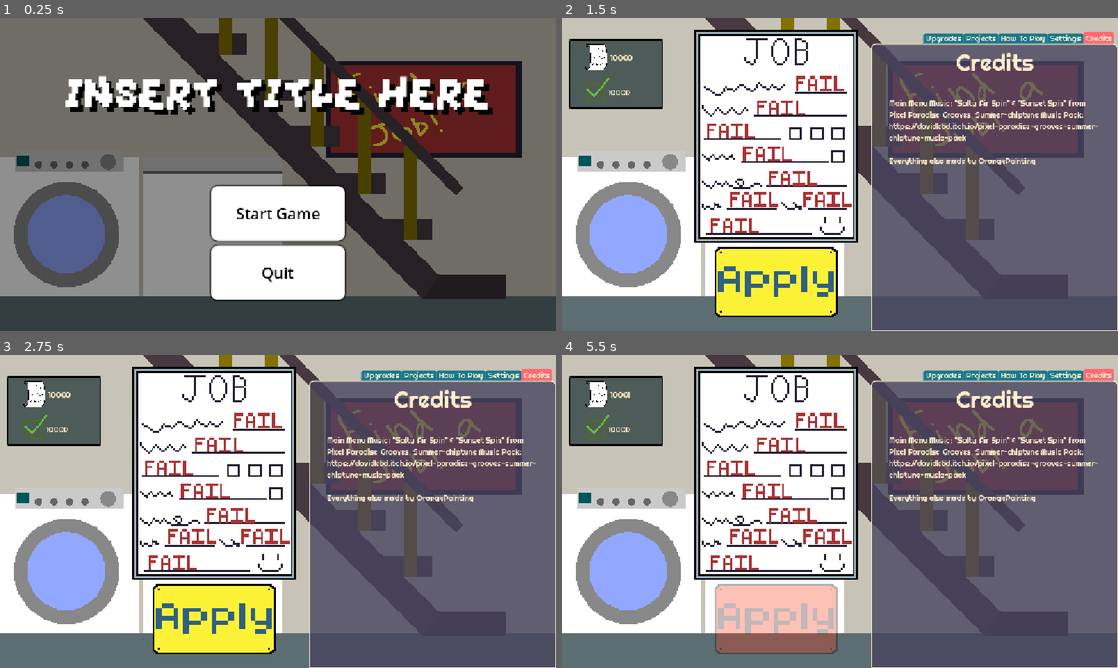
Above: before the commit, frames 1-4 (two rows, left to right).
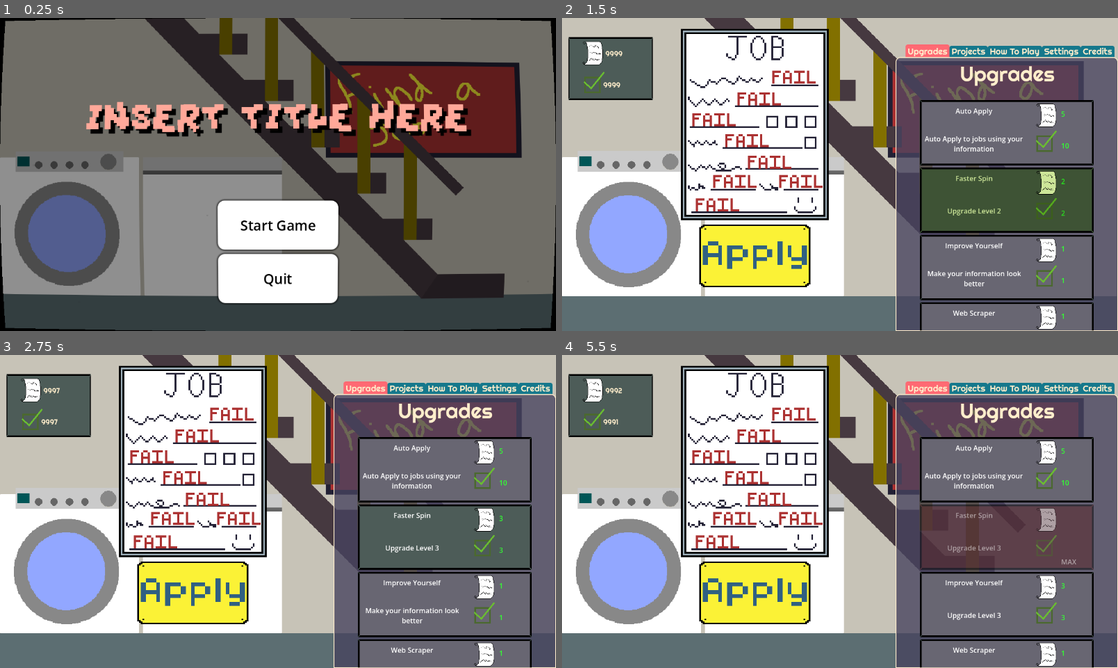
Above: after the commit, the same moments.

Repository: OrangePainting/in-this-economy
Game: Godot game, scene res://Scenes/main_menu.tscn
Same seed, same stepped clock (60 frames per second), same inputs: the game is played once before the commit and once after it.
Inputs (mouse positions are in pixels of both pictures, inside the frame that each line leads up to; where the layout moved, square brackets give the same spot in the first picture):
- Up to frame 1 (0.25 s): no input
- Up to frame 2 (1.5 s): click "Start Game" at 0.5 s; click (1012, 199) at 1.27 s
- Up to frame 3 (2.75 s): click (450, 536) at 2.02 s
- Up to frame 4 (5.5 s): click (1012, 605) at 2.77 s; click (1012, 605) at 3.52 s; click (756, 592) [778, 617] at 4.25 s; click (1012, 536) at 5.02 s

The runs differ from the first frame. In frame 1, 16% of the frame differs, in the area x 0-100%, y 0-100%; in frame 2, 43%; in frame 3, 43%; in frame 4, 44%.

Commit message:
Fully functioning main menu
Krish Konda
18:46 06/22/26

Changed the viewport size, added a full main menu with start and quit buttons, particles to make the menu look nice, dynamic title text, shader to give the menu a bubble effect. Still have to make the background move by doing move shenanigans.

Diff:
--- a/Scenes/main.tscn
+++ b/Scenes/main.tscn
@@ -1,17 +1,18 @@
 [gd_scene format=3 uid="uid://3dyjyhlniw7u"]
 
 [ext_resource type="Script" uid="uid://b5fltr16o0asa" path="res://Scripts/main.gd" id="1_jjgbg"]
-[ext_resource type="Texture2D" uid="uid://b0jnsbdhd5prs" path="res://Assets/Background.png" id="2_21xkr"]
+[ext_resource type="Texture2D" uid="uid://b0jnsbdhd5prs" path="res://Assets/Backgrounds/Background.png" id="2_21xkr"]
 [ext_resource type="PackedScene" uid="uid://cgl24f6nei8cg" path="res://Scenes/spinner_document.tscn" id="2_bo1nx"]
 [ext_resource type="PackedScene" uid="uid://c6qb6rri04mwx" path="res://Scenes/spin_button.tscn" id="3_8gbba"]
 [ext_resource type="PackedScene" uid="uid://uptjvgfhs45v" path="res://Scenes/ui_manager.tscn" id="4_jjvhh"]
-[ext_resource type="Texture2D" uid="uid://cothqtn6jyqy1" path="res://Assets/SpinButton.png" id="5_6bp64"]
+[ext_resource type="Texture2D" uid="uid://cothqtn6jyqy1" path="res://Assets/Buttons/SpinButton.png" id="5_6bp64"]
 [ext_resource type="PackedScene" uid="uid://c2s7p5lohd4r8" path="res://Scenes/auto_apply_manager.tscn" id="5_kry3j"]
 
 [node name="Main" type="Node2D" unique_id=1217511701 groups=["Results"]]
 script = ExtResource("1_jjgbg")
 
 [node name="Background" type="Sprite2D" parent="." unique_id=1286664231]
+scale = Vector2(1.1111112, 1.1111112)
 texture = ExtResource("2_21xkr")
 centered = false
 
--- a/Scenes/main_menu.tscn
+++ b/Scenes/main_menu.tscn
@@ -3,10 +3,19 @@
 [ext_resource type="Script" uid="uid://bi6gtllt2amla" path="res://Scripts/main_menu.gd" id="1_1ehe0"]
 [ext_resource type="Texture2D" uid="uid://b0jnsbdhd5prs" path="res://Assets/Backgrounds/Background.png" id="1_48xlc"]
 [ext_resource type="FontFile" uid="uid://dwgwpq2dqpy7j" path="res://Assets/UI/grapesoda_2/GrapeSoda.ttf" id="2_1ehe0"]
+[ext_resource type="Shader" uid="uid://o6y245kmfjyr" path="res://Shaders/bubble_effect.gdshader" id="3_ce3w2"]
+[ext_resource type="Material" uid="uid://ckeo8qqesgujl" path="res://particle_material.tres" id="5_n45e2"]
 
 [sub_resource type="StyleBoxTexture" id="StyleBoxTexture_ce3w2"]
 texture = ExtResource("1_48xlc")
 modulate_color = Color(0.56, 0.56, 0.56, 1)
+
+[sub_resource type="ShaderMaterial" id="ShaderMaterial_n45e2"]
+shader = ExtResource("3_ce3w2")
+
+[sub_resource type="QuadMesh" id="QuadMesh_opfnp"]
+size = Vector2(1280, 720)
+center_offset = Vector3(640, 360, 0)
 
 [sub_resource type="StyleBoxFlat" id="StyleBoxFlat_erv1k"]
 bg_color = Color(1, 1, 1, 1)
@@ -49,6 +58,12 @@
 grow_vertical = 2
 theme_override_styles/panel = SubResource("StyleBoxTexture_ce3w2")
 
+[node name="CanvasLayer" type="CanvasLayer" parent="." unique_id=1407356418]
+
+[node name="MeshInstance2D" type="MeshInstance2D" parent="CanvasLayer" unique_id=932661441]
+material = SubResource("ShaderMaterial_n45e2")
+mesh = SubResource("QuadMesh_opfnp")
+
 [node name="VBoxContainer" type="VBoxContainer" parent="." unique_id=2123588455]
 layout_mode = 1
 anchors_preset = 7
@@ -88,19 +103,21 @@
 theme_override_styles/hover = SubResource("StyleBoxFlat_48xlc")
 text = "Quit"
 
-[node name="Title" type="Label" parent="." unique_id=1984362995]
+[node name="TitleLabel" type="Label" parent="." unique_id=1984362995]
 layout_mode = 1
 anchors_preset = 8
 anchor_left = 0.5
 anchor_top = 0.5
 anchor_right = 0.5
 anchor_bottom = 0.5
-offset_left = -139.0
-offset_top = -179.5
-offset_right = 139.0
-offset_bottom = -156.5
+offset_left = -440.98572
+offset_top = -192.02776
+offset_right = 441.01428
+offset_bottom = -80.027756
 grow_horizontal = 2
 grow_vertical = 2
+rotation = -0.0027658215
+pivot_offset = Vector2(440.99997, 56)
 theme_override_colors/font_shadow_color = Color(0, 0, 0, 1)
 theme_override_constants/shadow_offset_x = 10
 theme_override_constants/shadow_offset_y = 10
@@ -110,5 +127,16 @@
 horizontal_alignment = 1
 vertical_alignment = 1
 
+[node name="Particles" type="GPUParticles2D" parent="." unique_id=549388713]
+z_index = 1
+position = Vector2(640, 360)
+amount = 80
+lifetime = 5.0
+process_material = ExtResource("5_n45e2")
+
+[connection signal="mouse_entered" from="VBoxContainer/PlayGameButton" to="." method="_on_play_game_button_mouse_entered"]
+[connection signal="mouse_exited" from="VBoxContainer/PlayGameButton" to="." method="_on_play_game_button_mouse_exited"]
 [connection signal="pressed" from="VBoxContainer/PlayGameButton" to="." method="_on_play_game_button_pressed"]
+[connection signal="mouse_entered" from="VBoxContainer/QuitButton" to="." method="_on_quit_button_mouse_entered"]
+[connection signal="mouse_exited" from="VBoxContainer/QuitButton" to="." method="_on_quit_button_mouse_exited"]
 [connection signal="pressed" from="VBoxContainer/QuitButton" to="." method="_on_quit_button_pressed"]
--- a/Scenes/tab_system.tscn
+++ b/Scenes/tab_system.tscn
@@ -1,6 +1,6 @@
 [gd_scene format=3 uid="uid://dj2bhg3tabnn6"]
 
-[ext_resource type="Theme" uid="uid://b3klx57slj0l3" path="res://Assets/soft_retro/soft_retro/soft_retro.tres" id="1_xwrfs"]
+[ext_resource type="Theme" uid="uid://b3klx57slj0l3" path="res://Assets/UI/soft_retro/soft_retro/soft_retro.tres" id="1_xwrfs"]
 [ext_resource type="Script" uid="uid://cb2u3x5xd2a8x" path="res://Scripts/upgrade_container.gd" id="2_4bjt4"]
 [ext_resource type="Script" uid="uid://bjwudc1wy4etj" path="res://Scripts/settings.gd" id="3_kfw27"]
 
@@ -17,17 +17,17 @@
 [node name="TabSystem" type="Node2D" unique_id=30286076]
 
 [node name="TabContainer" type="TabContainer" parent="." unique_id=94824009]
-offset_left = 640.0
-offset_top = 32.0
-offset_right = 1152.0
-offset_bottom = 648.0
+offset_left = 768.0
+offset_top = 64.0
+offset_right = 1280.0
+offset_bottom = 720.0
 theme = ExtResource("1_xwrfs")
+theme_override_font_sizes/font_size = 20
 theme_override_styles/panel = SubResource("StyleBoxFlat_4bjt4")
 tab_alignment = 2
-current_tab = 4
+current_tab = 0
 
 [node name="Upgrades" type="TabBar" parent="TabContainer" unique_id=1681068401]
-visible = false
 layout_mode = 2
 metadata/_tab_index = 0
 
@@ -46,7 +46,7 @@
 offset_left = 54.0
 offset_top = 97.0
 offset_right = 486.0
-offset_bottom = 592.0
+offset_bottom = 627.0
 vertical_scroll_mode = 2
 
 [node name="UpgradeContainer" type="VBoxContainer" parent="TabContainer/Upgrades/ScrollContainer" unique_id=1170023281]
@@ -116,6 +116,7 @@
 value = 0.7
 
 [node name="Credits" type="TabBar" parent="TabContainer" unique_id=1158159260]
+visible = false
 layout_mode = 2
 metadata/_tab_index = 4
 
--- a/Scenes/ui_manager.tscn
+++ b/Scenes/ui_manager.tscn
@@ -2,10 +2,10 @@
 
 [ext_resource type="Script" uid="uid://d0js75rdq08g3" path="res://Scripts/ui_manager.gd" id="1_nphyr"]
 [ext_resource type="PackedScene" uid="uid://dj2bhg3tabnn6" path="res://Scenes/tab_system.tscn" id="2_i37jq"]
-[ext_resource type="Texture2D" uid="uid://clbfp4o2hntsy" path="res://Assets/ApplicationLogo.png" id="2_toaf1"]
-[ext_resource type="Texture2D" uid="uid://dbkwmiju3sjkr" path="res://Assets/ExpLogo.png" id="3_i37jq"]
-[ext_resource type="Texture2D" uid="uid://rcmn7js2xder" path="res://Assets/UpgradeBackgroundHovered.png" id="3_k436y"]
-[ext_resource type="Theme" uid="uid://b3klx57slj0l3" path="res://Assets/soft_retro/soft_retro/soft_retro.tres" id="3_laqw3"]
+[ext_resource type="Texture2D" uid="uid://clbfp4o2hntsy" path="res://Assets/UI/ApplicationLogo.png" id="2_toaf1"]
+[ext_resource type="Texture2D" uid="uid://dbkwmiju3sjkr" path="res://Assets/UI/ExpLogo.png" id="3_i37jq"]
+[ext_resource type="Texture2D" uid="uid://rcmn7js2xder" path="res://Assets/Upgrade/UpgradeBackgroundHovered.png" id="3_k436y"]
+[ext_resource type="Theme" uid="uid://b3klx57slj0l3" path="res://Assets/UI/soft_retro/soft_retro/soft_retro.tres" id="3_laqw3"]
 
 [node name="UIManager" type="Node2D" unique_id=635049507]
 script = ExtResource("1_nphyr")
--- a/Scripts/main_menu.gd
+++ b/Scripts/main_menu.gd
@@ -1,20 +1,61 @@
 extends Control
 
+@onready var title_label = $TitleLabel
+@onready var play_button = $VBoxContainer/PlayGameButton
+@onready var quit_button = $VBoxContainer/QuitButton
+@onready var background_panel = $Background
+
+var total_time = 0
+var starting_y
 
 # Called when the node enters the scene tree for the first time.
 func _ready() -> void:
 	AudioController.play_menu_music()
+	await get_tree().process_frame
 
+	title_label.pivot_offset = title_label.size / 2.0
+	starting_y = title_label.position.y
+
+	# Goals
+	setup_button_hover(play_button)
+	setup_button_hover(quit_button)
+	#setup_scrolling_background()
+
+func setup_button_hover(button: Button) -> void:
+	button.pivot_offset = button.size / 2.0
+
+func tween_button(button: Button, target: float) -> void:
+	create_tween().tween_property(button, "scale", Vector2.ONE * target, 0.1)
 
 # Called every frame. 'delta' is the elapsed time since the previous frame.
 func _process(delta: float) -> void:
-	pass
+	total_time += delta
 
+	#title_label.rotation_degrees = sin(total_time / 2.0) * 3.0
+
+	var s = 1.0 + 0.01 * sin(total_time)
+	title_label.scale = Vector2.ONE * s
+
+	var hue = fmod(total_time * 0.1, 1.0)
+	title_label.modulate = Color.from_hsv(hue, 0.4, 1.0)
+
+	title_label.position.y = starting_y + sin(total_time / 2.0) * 16.0
 
 func _on_play_game_button_pressed() -> void:
 	AudioController.stop_menu_music()
 	get_tree().change_scene_to_file("res://Scenes/main.tscn")
 
+func _on_play_game_button_mouse_entered() -> void:
+	tween_button(play_button, 1.05)
+
+func _on_play_game_button_mouse_exited() -> void:
+	tween_button(play_button, 1.0)
 
 func _on_quit_button_pressed() -> void:
 	get_tree().quit()
+
+func _on_quit_button_mouse_entered() -> void:
+	tween_button(quit_button, 1.05)
+
+func _on_quit_button_mouse_exited() -> void:
+	tween_button(quit_button, 1.0)
--- /dev/null
+++ b/Shaders/bubble_effect.gdshader
@@ -0,0 +1,25 @@
+shader_type canvas_item;
+render_mode unshaded, skip_vertex_transform;
+
+uniform sampler2D screen_texture: hint_screen_texture;
+
+const float curvature = 7.0;
+
+void fragment() {
+	// Called for every pixel the material is visible on.
+	vec2 centered_uv = SCREEN_UV * 2.0 - 1.0;
+	vec2 uv_offset = centered_uv.yx / curvature;
+	vec2 warped_uv = centered_uv + centered_uv * uv_offset * uv_offset;
+	vec3 cutoff = vec3(step(abs(warped_uv.x), 1.0) * step(abs(warped_uv.y), 1.0));
+
+	vec3 screen_color = texture(screen_texture, (warped_uv + 1.0) / 2.0).rgb * cutoff;
+	//COLOR = vec4(warped_uv, 0.0, 1.0);
+	COLOR = vec4(screen_color, 1.0);
+
+	//vec3 scanlines = vec3();
+}
+
+//void light() {
+//	// Called for every pixel for every light affecting the CanvasItem.
+//	// Uncomment to replace the default light processing function with this one.
+//}
--- /dev/null
+++ b/particle_gradient.tres
@@ -0,0 +1,7 @@
+[gd_resource type="Gradient" format=3 uid="uid://dstr5ts1epb4g"]
+
+[resource]
+offsets = PackedFloat32Array(0, 0.1804933, 0.8333333, 0.9943946)
+colors = PackedColorArray(0, 0, 0, 0, 1, 1, 1, 0.8, 1, 1, 1, 0.8, 0, 0, 0, 0)
+metadata/_snap_enabled = true
+metadata/_snap_count = 48
--- /dev/null
+++ b/particle_material.tres
@@ -0,0 +1,20 @@
+[gd_resource type="ParticleProcessMaterial" format=3 uid="uid://ckeo8qqesgujl"]
+
+[ext_resource type="Gradient" uid="uid://dstr5ts1epb4g" path="res://particle_gradient.tres" id="1_wvtkw"]
+
+[sub_resource type="GradientTexture1D" id="GradientTexture1D_n45e2"]
+gradient = ExtResource("1_wvtkw")
+
+[resource]
+particle_flag_disable_z = true
+emission_shape = 3
+emission_box_extents = Vector3(640, 360, 1)
+direction = Vector3(0, -1, 0)
+spread = 180.0
+flatness = 1.0
+initial_velocity_min = 10.0
+initial_velocity_max = 35.0
+gravity = Vector3(0, 0, 0)
+scale_min = 2.0
+scale_max = 5.0
+color_ramp = SubResource("GradientTexture1D_n45e2")
--- a/project.godot
+++ b/project.godot
@@ -26,7 +26,9 @@
 
 [display]
 
-window/stretch/mode="canvas_items"
+window/size/viewport_width=1280
+window/size/viewport_height=720
+window/stretch/mode="viewport"
 
 [editor_plugins]
 
Not shown, added: Shaders/bubble_effect.gdshader.uid
